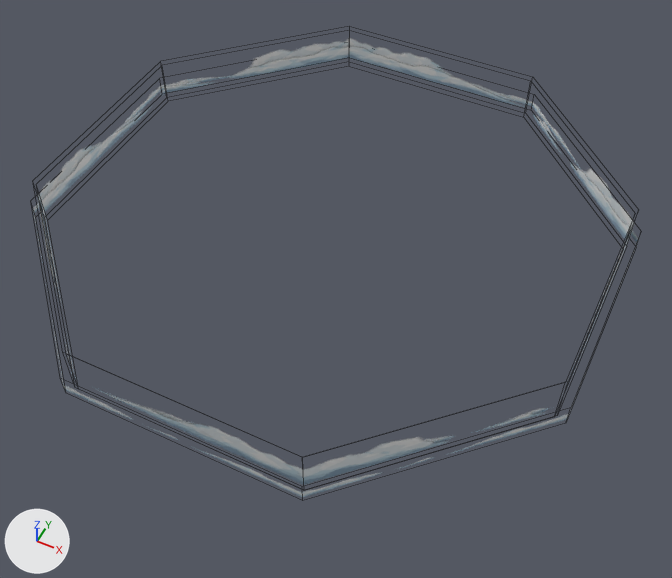
What one commit did to the Blender file art/skybox.blend.
Before and after are seen from a 50 mm lens placed at (163.0, -320.0, 354.0), pointed at (8.0, -10.0, -33.0). The lights are fixed; the arrows at lower left show +X, +Y and +Z. Mesh edges are drawn as thin lines.

In view in the first picture: 'CloudFar', 'CloudMiddle', 'CloudNear'.
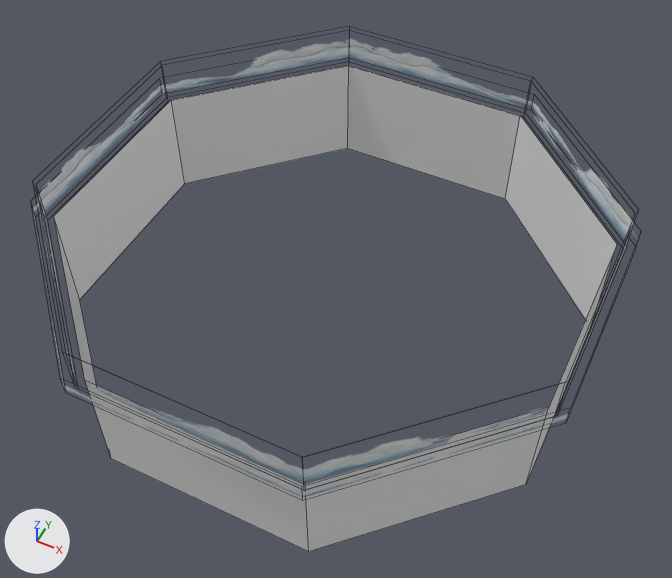
Commit message: Added a fake ocean to the skybox

Edits to the bpy script that builds the scene:
```text
Add me_ocean:
    me_ocean.from_pydata([(-55.0, 133.0, -27.0), (-55.0, 133.0, 0.0), (55.0, 133.0, -27.0), (55.0, 133.0, 0.0), (133.0, 55.0, -27.0), (133.0, 55.0, 0.0), (133.0, -55.0, -27.0), (133.0, -55.0, 0.0), (55.0, -133.0, -27.0), (55.0, -133.0, 0.0), (-55.0, -133.0, -27.0), (-55.0, -133.0, 0.0), (-133.0, -55.0, -27.0), (-133.0, -55.0, 0.0), (-133.0, 55.0, -27.0), (-133.0, 55.0, 0.0)], [], [(0, 2, 3, 1), (2, 4, 5, 3), (4, 6, 7, 5), (6, 8, 9, 7), (8, 10, 11, 9), (10, 12, 13, 11), (12, 14, 15, 13), (14, 0, 1, 15)])
Add ob_ocean:
    ob_ocean = bpy.data.objects.new('Ocean', me_ocean)
    ob_ocean.location = (0.0, 0.0, 0.0)
    ob_ocean.scale = (1.06, 1.06, 2.6)
```

What differs and where, as boxes [x1, y1, x2, y2] in the pictures (672 x 578 px):
'Ocean', added
    after: [54, 65, 617, 552]
